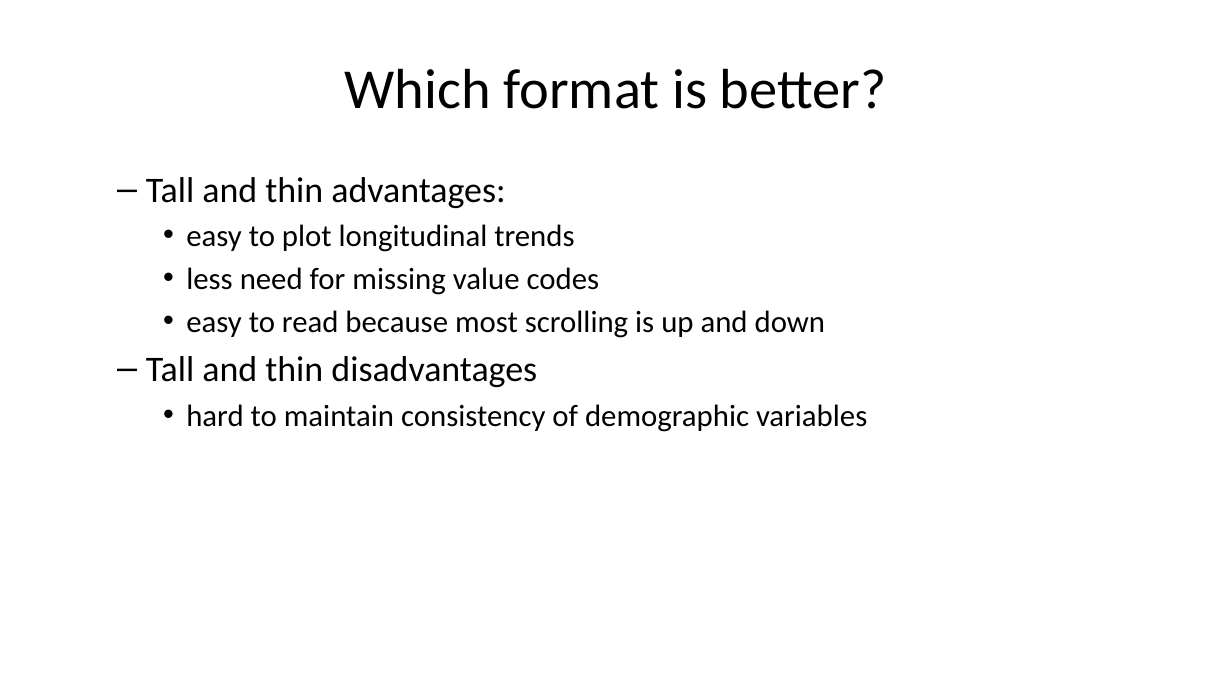
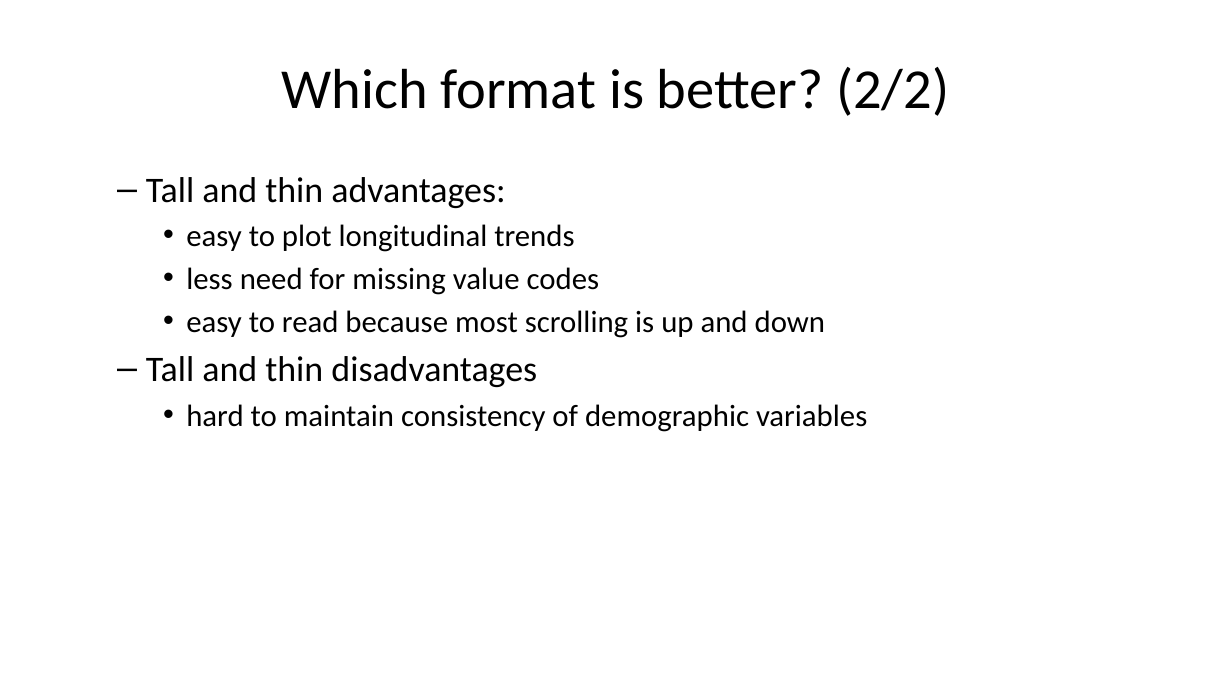
Before and after one commit to pmean/classes, a slide deck: slide 9 of introduction-to-r/results/v06-slides-and-speaker-notes.pptx. Drawn at 1232x693 pixels with LibreOffice and Linux fonts; fonts in the diff are those of the drawing. Boxes give left, top, right and bottom in pixels: in the first picture for what was removed or moved away, otherwise in the second. Text is boxed around its words. In the diff, an @@ line names an element or a change of style, - is before the commit and + after.

```diff
--- a/introduction-to-r/results/v06-slides-and-speaker-notes.pptx
+++ b/introduction-to-r/results/v06-slides-and-speaker-notes.pptx
@@ title at [281, 67, 949, 116]: text changed @@
-Which format is better?
+Which format is better? (2/2)
```
Also in this commit, not shown: 15 other slides changed, 2 slides added, 5 other files.
